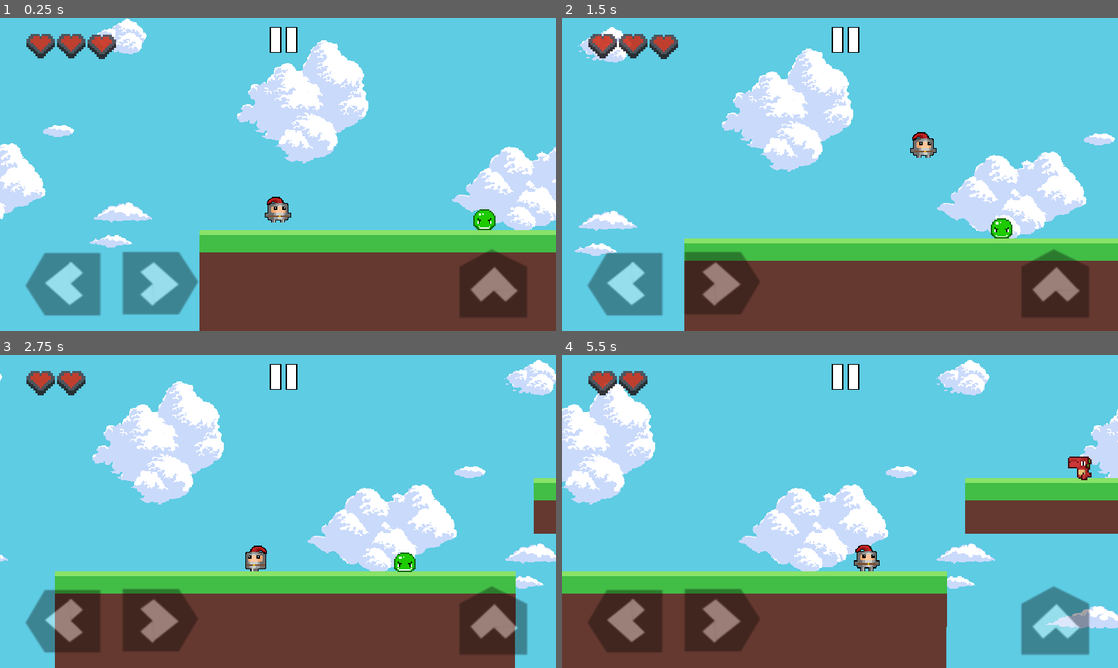
Above: before the commit, frames 1-4 (two rows, left to right).
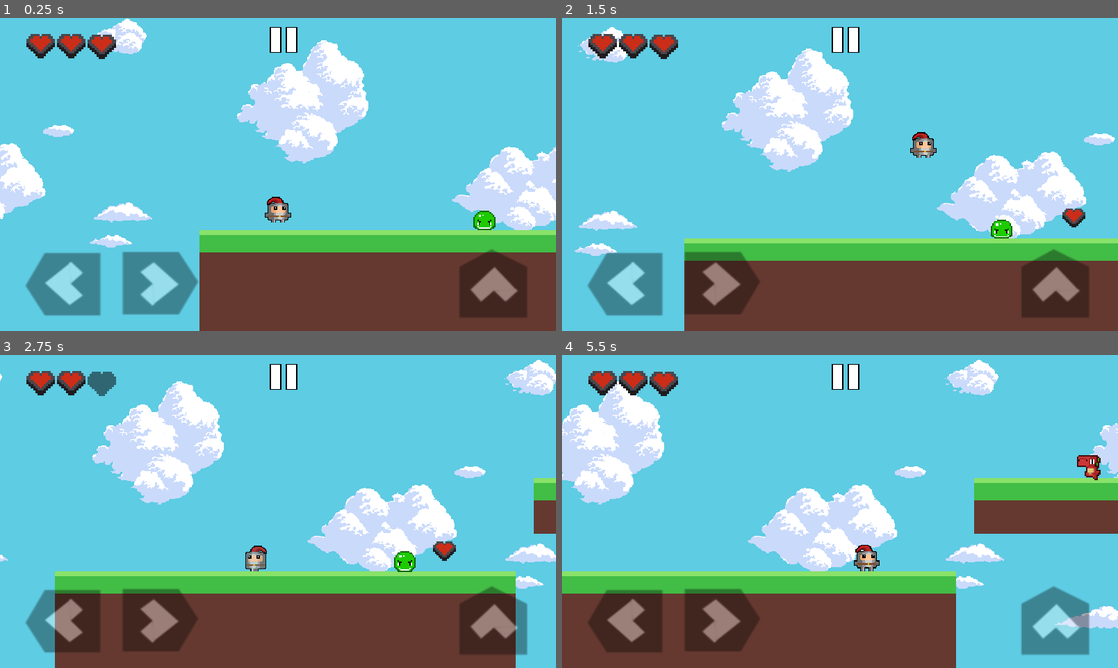
Above: after the commit, the same moments.

Repository: Lucas362/MiniPlatform
Game: Godot game, scene res://scene/World.tscn
Two runs of this game, one before a commit and one after it. Both use one fixed random seed, a clock stepped at 60 frames per second and the inputs below. This scene is started directly instead of the project's main scene. The engine's default icon, where the game draws it, is replaced by a stand-in: a white triangle on a blue panel in a dark square.
Inputs:
- Up to frame 1 (0.25 s): no input
- Up to frame 2 (1.5 s): hold Right (ui_right) from 0.53 s (still down); tap Up (ui_up) at 0.77 s
- Up to frame 3 (2.75 s): tap Up (ui_up) at 1.52 s; release Right (ui_right) at 2.03 s; hold Left (ui_left) from 2.03 s (still down)
- Up to frame 4 (5.5 s): release Left (ui_left) at 2.78 s; hold Right (ui_right) 2.78-4.28 s; tap Up (ui_up) at 3.02, 3.77, 4.52 s; hold Left (ui_left) 4.28-5.03 s; hold Right (ui_right) from 5.03 s (still down)

The runs differ from the first frame. In frame 1, 0.2% of the frame differs, in the area x 16-90%, y 6-68%; in frame 2, 0.5%; in frame 3, 0.6%; in frame 4, 7.6%, in the area x 0-100%, y 1-100%.

Commit message:
Updated player collisions

Diff:
--- a/scene/HUD.gd
+++ b/scene/HUD.gd
@@ -6,9 +6,11 @@
 
 
 func _process(delta):
-	$heart.visible = (player.lives >= 1)
-	$heart2.visible = (player.lives >= 2)
-	$heart3.visible = (player.lives == 3)
+	var notLive = Color (0, 0, 0, 0.5)
+	var live = Color (1, 1, 1)
+	$heart.modulate = live if (player.lives >= 1) else notLive
+	$heart2.modulate = live if (player.lives >= 2) else notLive
+	$heart3.modulate = live if (player.lives == 3) else notLive
 
 	if player.lives < 0:
 		$GameOverContainer.position = Vector2(324, 73)
--- a/scene/HUD.tscn
+++ b/scene/HUD.tscn
@@ -209,11 +209,11 @@
 
 [node name="heart" type="Sprite" parent="." index="4"]
 
-modulate = Color( 1, 1, 1, 0.88949 )
+modulate = Color( 0, 0, 0, 0.425412 )
 position = Vector2( 47.3969, 32.623 )
 scale = Vector2( 0.5, 0.5 )
 texture = ExtResource( 12 )
-_sections_unfolded = [ "Transform" ]
+_sections_unfolded = [ "Transform", "Visibility" ]
 
 [node name="heart2" type="Sprite" parent="." index="5"]
 
--- a/scene/Player.tscn
+++ b/scene/Player.tscn
@@ -1,16 +1,16 @@
-[gd_scene load_steps=18 format=2]
+[gd_scene load_steps=19 format=2]
 
 [ext_resource path="res://scripts/KinematicBody2D.gd" type="Script" id=1]
-[ext_resource path="res://Sprites/idle/Idle0.png" type="Texture" id=2]
-[ext_resource path="res://Sprites/idle/Idle1.png" type="Texture" id=3]
-[ext_resource path="res://Sprites/idle/Idle2.png" type="Texture" id=4]
-[ext_resource path="res://Sprites/idle/Idle3.png" type="Texture" id=5]
-[ext_resource path="res://Sprites/walking/walking0.png" type="Texture" id=6]
-[ext_resource path="res://Sprites/walking/walking1.png" type="Texture" id=7]
-[ext_resource path="res://Sprites/walking/walking2.png" type="Texture" id=8]
-[ext_resource path="res://Sprites/walking/walking3.png" type="Texture" id=9]
-[ext_resource path="res://Sprites/walking/walking4.png" type="Texture" id=10]
-[ext_resource path="res://Sprites/walking/walking5.png" type="Texture" id=11]
+[ext_resource path="res://Sprites/walking/walking0.png" type="Texture" id=2]
+[ext_resource path="res://Sprites/walking/walking1.png" type="Texture" id=3]
+[ext_resource path="res://Sprites/walking/walking2.png" type="Texture" id=4]
+[ext_resource path="res://Sprites/walking/walking3.png" type="Texture" id=5]
+[ext_resource path="res://Sprites/walking/walking4.png" type="Texture" id=6]
+[ext_resource path="res://Sprites/walking/walking5.png" type="Texture" id=7]
+[ext_resource path="res://Sprites/idle/Idle0.png" type="Texture" id=8]
+[ext_resource path="res://Sprites/idle/Idle1.png" type="Texture" id=9]
+[ext_resource path="res://Sprites/idle/Idle2.png" type="Texture" id=10]
+[ext_resource path="res://Sprites/idle/Idle3.png" type="Texture" id=11]
 [ext_resource path="res://Sprites/hit/hit0.png" type="Texture" id=12]
 [ext_resource path="res://Sprites/hit/hit1.png" type="Texture" id=13]
 [ext_resource path="res://Sprites/Sky.png" type="Texture" id=14]
@@ -18,17 +18,17 @@
 [sub_resource type="SpriteFrames" id=1]
 
 animations = [ {
-"frames": [ ExtResource( 2 ), ExtResource( 3 ), ExtResource( 4 ), ExtResource( 5 ) ],
-"loop": true,
-"name": "Idle",
-"speed": 5.0
-}, {
-"frames": [ ExtResource( 6 ), ExtResource( 7 ), ExtResource( 8 ), ExtResource( 9 ), ExtResource( 10 ), ExtResource( 11 ) ],
+"frames": [ ExtResource( 2 ), ExtResource( 3 ), ExtResource( 4 ), ExtResource( 5 ), ExtResource( 6 ), ExtResource( 7 ) ],
 "loop": true,
 "name": "Run",
 "speed": 15.0
 }, {
-"frames": [ ExtResource( 2 ) ],
+"frames": [ ExtResource( 8 ), ExtResource( 9 ), ExtResource( 10 ), ExtResource( 11 ) ],
+"loop": true,
+"name": "Idle",
+"speed": 5.0
+}, {
+"frames": [ ExtResource( 8 ) ],
 "loop": true,
 "name": "Jump",
 "speed": 5.0
@@ -54,6 +54,25 @@
 
 custom_solver_bias = 0.0
 extents = Vector2( 13.3279, 12.5377 )
+
+[sub_resource type="Animation" id=4]
+
+resource_name = "hit"
+length = 1.0
+loop = true
+step = 0.1
+tracks/0/type = "value"
+tracks/0/path = NodePath("Sprite:modulate")
+tracks/0/interp = 1
+tracks/0/loop_wrap = true
+tracks/0/imported = false
+tracks/0/enabled = true
+tracks/0/keys = {
+"times": PoolRealArray( 0, 0.2 ),
+"transitions": PoolRealArray( 1, 1 ),
+"update": 0,
+"values": [ Color( 1, 1, 1, 1 ), Color( 1, 1, 1, 0.33702 ) ]
+}
 
 [node name="Player" type="KinematicBody2D" index="0" groups=[
 "player",
@@ -64,7 +83,7 @@
 collision_mask = 1
 collision/safe_margin = 0.08
 script = ExtResource( 1 )
-_sections_unfolded = [ "Transform" ]
+_sections_unfolded = [ "Collision", "Pause", "Pickable", "Transform" ]
 __meta__ = {
 "_edit_group_": true
 }
@@ -73,8 +92,9 @@
 
 frames = SubResource( 1 )
 animation = "Idle"
-frame = 2
+frame = 1
 playing = true
+_sections_unfolded = [ "Visibility" ]
 
 [node name="CollisionShape2D" type="CollisionShape2D" parent="." index="1"]
 
@@ -148,13 +168,34 @@
 angular_damp = 1.0
 audio_bus_override = false
 audio_bus_name = "Master"
-_sections_unfolded = [ "Transform" ]
+_sections_unfolded = [ "Collision", "Transform" ]
 
 [node name="CollisionShape2D" type="CollisionShape2D" parent="hitbox" index="0"]
 
-position = Vector2( 0, 2.59445 )
-scale = Vector2( 1, 0.993207 )
+position = Vector2( 0, 2.71355 )
+scale = Vector2( 1, 1.00087 )
 shape = SubResource( 3 )
 _sections_unfolded = [ "Transform" ]
 
+[node name="Timer" type="Timer" parent="." index="5"]
+
+process_mode = 1
+wait_time = 2.01
+one_shot = true
+autostart = false
+
+[node name="AnimationPlayer" type="AnimationPlayer" parent="." index="6"]
+
+root_node = NodePath("..")
+autoplay = ""
+playback_process_mode = 1
+playback_default_blend_time = 0.0
+playback_speed = 1.0
+anims/hit = SubResource( 4 )
+blend_times = [  ]
+
+[connection signal="area_entered" from="hitbox" to="." method="_on_hitbox_area_entered"]
+
 [connection signal="body_entered" from="hitbox" to="." method="_on_hitbox_body_entered"]
+
+[connection signal="timeout" from="Timer" to="." method="_on_Timer_timeout"]
--- a/scene/StartMenu.tscn
+++ b/scene/StartMenu.tscn
@@ -39,6 +39,7 @@
 
 [node name="Play" type="TouchScreenButton" parent="." index="2"]
 
+pause_mode = 2
 position = Vector2( 215, 116.359 )
 scale = Vector2( 7, 7 )
 normal = ExtResource( 4 )
@@ -50,10 +51,11 @@
 passby_press = false
 action = ""
 visibility_mode = 0
-_sections_unfolded = [ "Transform" ]
+_sections_unfolded = [ "Pause", "Transform" ]
 
 [node name="Quit" type="TouchScreenButton" parent="." index="3"]
 
+pause_mode = 2
 position = Vector2( 204, 212.354 )
 scale = Vector2( 8, 7 )
 normal = ExtResource( 6 )
@@ -65,7 +67,7 @@
 passby_press = false
 action = ""
 visibility_mode = 0
-_sections_unfolded = [ "Transform" ]
+_sections_unfolded = [ "Pause", "Transform" ]
 
 [node name="Title" type="Sprite" parent="." index="4"]
 
--- /dev/null
+++ b/scene/World.gd
@@ -0,0 +1,15 @@
+extends Node
+
+# class member variables go here, for example:
+# var a = 2
+# var b = "textvar"
+
+func _ready():
+	# Called when the node is added to the scene for the first time.
+	# Initialization here
+	pass
+
+#func _process(delta):
+#	# Called every frame. Delta is time since last frame.
+#	# Update game logic here.
+#	pass
--- a/scene/World.tscn
+++ b/scene/World.tscn
@@ -1,49 +1,126 @@
-[gd_scene load_steps=8 format=2]
+[gd_scene load_steps=10 format=2]
 
-[ext_resource path="res://scene/Player.tscn" type="PackedScene" id=1]
-[ext_resource path="res://scene/WorlComplete.tscn" type="PackedScene" id=2]
-[ext_resource path="res://scene/ground.tscn" type="PackedScene" id=3]
-[ext_resource path="res://scene/FloatGround.tscn" type="PackedScene" id=4]
-[ext_resource path="res://scene/slime.tscn" type="PackedScene" id=5]
-[ext_resource path="res://scene/dino.tscn" type="PackedScene" id=6]
-[ext_resource path="res://scene/HUD.tscn" type="PackedScene" id=7]
+[ext_resource path="res://scene/World.gd" type="Script" id=1]
+[ext_resource path="res://scene/Player.tscn" type="PackedScene" id=2]
+[ext_resource path="res://scene/WorlComplete.tscn" type="PackedScene" id=3]
+[ext_resource path="res://scene/HUD.tscn" type="PackedScene" id=4]
+[ext_resource path="res://scene/ground.tscn" type="PackedScene" id=5]
+[ext_resource path="res://scene/FloatGround.tscn" type="PackedScene" id=6]
+[ext_resource path="res://scene/slime.tscn" type="PackedScene" id=7]
+[ext_resource path="res://scene/dino.tscn" type="PackedScene" id=8]
+[ext_resource path="res://scene/heart.tscn" type="PackedScene" id=9]
 
 [node name="World" type="Node" index="0"]
 
-[node name="Player" parent="." index="0" instance=ExtResource( 1 )]
+script = ExtResource( 1 )
+
+[node name="Player" parent="." index="0" instance=ExtResource( 2 )]
 
 position = Vector2( 96, 192 )
 
-[node name="WorlComplete" parent="." index="1" instance=ExtResource( 2 )]
+[node name="WorlComplete" parent="." index="1" instance=ExtResource( 3 )]
 
-position = Vector2( 1232, 208 )
+position = Vector2( 3661.46, 241.291 )
 nextWorld = "res://scene/World2.tscn"
 
-[node name="StaticBody2D" parent="." index="2" instance=ExtResource( 3 )]
+[node name="HUD" parent="." index="2" instance=ExtResource( 4 )]
+
+[node name="ground" type="Node2D" parent="." index="3"]
+
+editor/display_folded = true
+
+[node name="StaticBody2D" parent="ground" index="0" instance=ExtResource( 5 )]
 
 position = Vector2( 272, 288 )
 scale = Vector2( 2.08156, 1 )
+_sections_unfolded = [ "Collision" ]
 
-[node name="StaticBody2D2" parent="." index="3" instance=ExtResource( 3 )]
+[node name="StaticBody2D3" parent="ground" index="1" instance=ExtResource( 5 )]
+
+position = Vector2( 2546.58, 327.871 )
+scale = Vector2( 4.99521, 1 )
+
+[node name="StaticBody2D4" parent="ground" index="2" instance=ExtResource( 5 )]
+
+position = Vector2( 3657.49, 325.415 )
+scale = Vector2( 2.81435, 1 )
+
+[node name="StaticBody2D2" parent="ground" index="3" instance=ExtResource( 5 )]
 
 position = Vector2( 1104, 288 )
 scale = Vector2( 2.08156, 1 )
 
-[node name="FloatGround" parent="." index="4" instance=ExtResource( 4 )]
+[node name="FloatGround" parent="ground" index="4" instance=ExtResource( 6 )]
 
 position = Vector2( 685.132, 180.861 )
 
-[node name="Slime" parent="." index="5" instance=ExtResource( 5 )]
+[node name="FloatGround2" parent="ground" index="5" instance=ExtResource( 6 )]
+
+position = Vector2( 1579.17, 230.074 )
+
+[node name="FloatGround4" parent="ground" index="6" instance=ExtResource( 6 )]
+
+position = Vector2( 2313.78, 219.191 )
+
+[node name="FloatGround3" parent="ground" index="7" instance=ExtResource( 6 )]
+
+position = Vector2( 1834.92, 137.569 )
+
+[node name="enemies" type="Node2D" parent="." index="4"]
+
+editor/display_folded = true
+
+[node name="Slime" parent="enemies" index="0" instance=ExtResource( 7 )]
 
 position = Vector2( 326.761, 245.887 )
 flip = false
 end = 200
 velocity = 0.5
 
-[node name="Slime2" parent="." index="6" instance=ExtResource( 6 )]
+[node name="Slime5" parent="enemies" index="1" instance=ExtResource( 7 )]
+
+position = Vector2( 2174.72, 284.058 )
+flip = false
+end = 200
+velocity = 0.5
+
+[node name="Slime6" parent="enemies" index="2" instance=ExtResource( 7 )]
+
+position = Vector2( 2201.81, 176.426 )
+flip = false
+end = 200
+velocity = 1.0
+
+[node name="Slime2" parent="enemies" index="3" instance=ExtResource( 8 )]
 
 position = Vector2( 578.812, 135.562 )
 end = 220
 velocity = 1.0
 
-[node name="HUD" parent="." index="7" instance=ExtResource( 7 )]
+[node name="Slime3" parent="enemies" index="4" instance=ExtResource( 8 )]
+
+position = Vector2( 1462.53, 184.011 )
+end = 220
+velocity = 1.5
+
+[node name="Slime4" parent="enemies" index="5" instance=ExtResource( 8 )]
+
+position = Vector2( 1462.66, 184.846 )
+end = 220
+velocity = 1.0
+
+[node name="Slime7" parent="enemies" index="6" instance=ExtResource( 8 )]
+
+position = Vector2( 3328.44, 280.696 )
+end = 220
+velocity = 2.0
+
+[node name="Slime8" parent="enemies" index="7" instance=ExtResource( 8 )]
+
+position = Vector2( 2655.09, 280.696 )
+end = 220
+velocity = 2.0
+
+[node name="heart" parent="." index="5" instance=ExtResource( 9 )]
+
+position = Vector2( 454.295, 232.687 )
--- a/scene/World2.tscn
+++ b/scene/World2.tscn
@@ -1,9 +1,10 @@
-[gd_scene load_steps=5 format=2]
+[gd_scene load_steps=6 format=2]
 
 [ext_resource path="res://tileset/JungleDirtTileSet.tres" type="TileSet" id=1]
 [ext_resource path="res://scene/Player.tscn" type="PackedScene" id=2]
 [ext_resource path="res://scene/WorlComplete.tscn" type="PackedScene" id=3]
 [ext_resource path="res://scene/HUD.tscn" type="PackedScene" id=4]
+[ext_resource path="res://scene/dino.tscn" type="PackedScene" id=5]
 
 [node name="World2" type="Node" index="0"]
 
@@ -40,3 +41,10 @@
 nextWorld = "res://scene/World.tscn"
 
 [node name="HUD" parent="." index="3" instance=ExtResource( 4 )]
+
+[node name="enemies" type="Node2D" parent="." index="4"]
+
+[node name="Slime" parent="enemies" index="0" instance=ExtResource( 5 )]
+
+position = Vector2( 240.58, 146.199 )
+end = 10
--- a/scene/dino.tscn
+++ b/scene/dino.tscn
@@ -7,6 +7,7 @@
 [ext_resource path="res://Sprites/Dino/Dino3.png" type="Texture" id=5]
 [ext_resource path="res://Sprites/Dino/Dino4.png" type="Texture" id=6]
 [ext_resource path="res://Sprites/Dino/Dino5.png" type="Texture" id=7]
+[ext_resource path="res://Sprites/Dino/dead.png" type="Texture" id=8]
 
 [sub_resource type="SpriteFrames" id=1]
 
@@ -15,6 +16,11 @@
 "loop": true,
 "name": "Walk",
 "speed": 10.0
+}, {
+"frames": [ ExtResource( 8 ) ],
+"loop": false,
+"name": "Die",
+"speed": 5.0
 } ]
 
 [sub_resource type="RectangleShape2D" id=2]
@@ -40,9 +46,9 @@
 scale = Vector2( 1.7, 1.7 )
 frames = SubResource( 1 )
 animation = "Walk"
-frame = 1
+frame = 2
 playing = true
-_sections_unfolded = [ "Transform" ]
+_sections_unfolded = [ "Transform", "Visibility" ]
 
 [node name="CollisionShape2D" type="CollisionShape2D" parent="." index="1"]
 
--- a/scene/ground.tscn
+++ b/scene/ground.tscn
@@ -38,6 +38,6 @@
 
 [node name="ground tile" type="Sprite" parent="." index="2"]
 
-position = Vector2( -0.678448, 62 )
-scale = Vector2( 15.9198, 4.25 )
+position = Vector2( -0.615646, 62 )
+scale = Vector2( 15.9277, 4.25 )
 texture = ExtResource( 2 )
--- /dev/null
+++ b/scene/heart.tscn
@@ -0,0 +1,29 @@
+[gd_scene load_steps=4 format=2]
+
+[ext_resource path="res://scripts/heart.gd" type="Script" id=1]
+[ext_resource path="res://Sprites/HUD/heart.png" type="Texture" id=2]
+
+[sub_resource type="RectangleShape2D" id=1]
+
+custom_solver_bias = 0.0
+extents = Vector2( 10, 10 )
+
+[node name="heart" type="KinematicBody2D" index="0" groups=[
+"heart",
+]]
+
+input_pickable = false
+collision_layer = 1
+collision_mask = 1
+collision/safe_margin = 0.08
+script = ExtResource( 1 )
+
+[node name="Sprite" type="Sprite" parent="." index="0"]
+
+scale = Vector2( 0.4, 0.4 )
+texture = ExtResource( 2 )
+_sections_unfolded = [ "Transform" ]
+
+[node name="CollisionShape2D" type="CollisionShape2D" parent="." index="1"]
+
+shape = SubResource( 1 )
--- a/scene/slime.tscn
+++ b/scene/slime.tscn
@@ -1,24 +1,24 @@
 [gd_scene load_steps=9 format=2]
 
 [ext_resource path="res://scripts/slime.gd" type="Script" id=1]
-[ext_resource path="res://Sprites/Slime/slime0.png" type="Texture" id=2]
-[ext_resource path="res://Sprites/Slime/slime1.png" type="Texture" id=3]
-[ext_resource path="res://Sprites/Slime/slime2.png" type="Texture" id=4]
-[ext_resource path="res://Sprites/Slime/slime3.png" type="Texture" id=5]
-[ext_resource path="res://Sprites/Slime/slime4.png" type="Texture" id=6]
+[ext_resource path="res://Sprites/Slime/slime4.png" type="Texture" id=2]
+[ext_resource path="res://Sprites/Slime/slime0.png" type="Texture" id=3]
+[ext_resource path="res://Sprites/Slime/slime1.png" type="Texture" id=4]
+[ext_resource path="res://Sprites/Slime/slime2.png" type="Texture" id=5]
+[ext_resource path="res://Sprites/Slime/slime3.png" type="Texture" id=6]
 
 [sub_resource type="SpriteFrames" id=1]
 
 animations = [ {
-"frames": [ ExtResource( 2 ), ExtResource( 3 ), ExtResource( 4 ), ExtResource( 5 ) ],
+"frames": [ ExtResource( 2 ), ExtResource( 2 ) ],
+"loop": false,
+"name": "Die",
+"speed": 5.0
+}, {
+"frames": [ ExtResource( 3 ), ExtResource( 4 ), ExtResource( 5 ), ExtResource( 6 ) ],
 "loop": true,
 "name": "Walk",
 "speed": 10.0
-}, {
-"frames": [ ExtResource( 6 ), ExtResource( 6 ) ],
-"loop": false,
-"name": "Die",
-"speed": 5.0
 } ]
 
 [sub_resource type="RectangleShape2D" id=2]
@@ -35,6 +35,7 @@
 collision_mask = 1
 collision/safe_margin = 0.08
 script = ExtResource( 1 )
+_sections_unfolded = [ "Collision" ]
 flip = true
 end = 0
 velocity = 0.3
@@ -44,6 +45,7 @@
 scale = Vector2( 1.5, 1.5 )
 frames = SubResource( 1 )
 animation = "Walk"
+frame = 3
 playing = true
 _sections_unfolded = [ "Transform", "Visibility" ]
 
--- a/scripts/KinematicBody2D.gd
+++ b/scripts/KinematicBody2D.gd
@@ -1,4 +1,6 @@
 extends KinematicBody2D
+
+onready var enemies = get_node("../enemies")
 
 const UP = Vector2(0, -1)
 const GRAVITY = 20
@@ -9,6 +11,7 @@
 var initial_position = Vector2()
 var lives = 3
 var motion = Vector2()
+var hitted = false
 
 func _ready():
 	initial_position = position
@@ -51,6 +54,11 @@
 
 
 func damage():
+	$AnimationPlayer.play("hit")
+	for enemy in enemies.get_children():
+		add_collision_exception_with(enemy)
+
+	$Timer.start()
 	lives -= 1
 	motion.y = -100
 	if $Sprite.flip_h:
@@ -60,10 +68,27 @@
 
 
 func _on_hitbox_body_entered(body):
-	if body.is_in_group("enemy"):
+	if body.is_in_group("enemy") and not hitted:
 		if position.y < body.position.y-6:
 			motion.y = JUMP_HEIGHT+300
-			body.queue_free()
+			body.die()
 		else:
+			hitted = true
 			$Sprite.play("Die")
 			damage()
+
+	if body.is_in_group("heart"):
+		add_live()
+		body.collected()
+
+
+func _on_Timer_timeout():
+	hitted = false
+	$AnimationPlayer.stop()
+	for enemy in enemies.get_children():
+		remove_collision_exception_with(enemy)
+
+
+func add_live():
+	if lives < 3:
+		lives = lives + 1
--- /dev/null
+++ b/scripts/heart.gd
@@ -0,0 +1,13 @@
+extends KinematicBody2D
+
+# class member variables go here, for example:
+# var a = 2
+# var b = "textvar"
+
+func _ready():
+	# Called when the node is added to the scene for the first time.
+	# Initialization here
+	pass
+
+func collected():
+	queue_free()
--- a/scripts/slime.gd
+++ b/scripts/slime.gd
@@ -5,6 +5,9 @@
 export (int) var end = 0
 export (float) var velocity = 0.3
 var turn = false
+var fall = 0
+var dead = false
+var deathPosition
 
 func _ready():
 	$AnimatedSprite.play("Walk")
@@ -13,8 +16,21 @@
 
 func _process(delta):
 	position.x += velocity
+	position.y += fall
 	$AnimatedSprite.flip_h = turn
 
 	if position.x >= end or position.x <= start:
 		turn = flip and !turn # se flip==true turn muda
 		velocity *= (-1)
+
+	if dead and position.y >= deathPosition + 35:
+		queue_free()
+
+func die():
+	$CollisionShape2D.disabled = true
+	deathPosition = position.y
+	dead = true
+	$AnimatedSprite.flip_v = true
+	fall = 2
+	velocity = 0
+	$AnimatedSprite.play("Die")
Binary file added: Sprites/Dino/dead.png
Not shown, added: Sprites/Dino/dead.png.import
Not shown: 1 places in scene/Player.tscn that only renumber resources
Not shown: 1 places in scene/dino.tscn that only renumber resources
